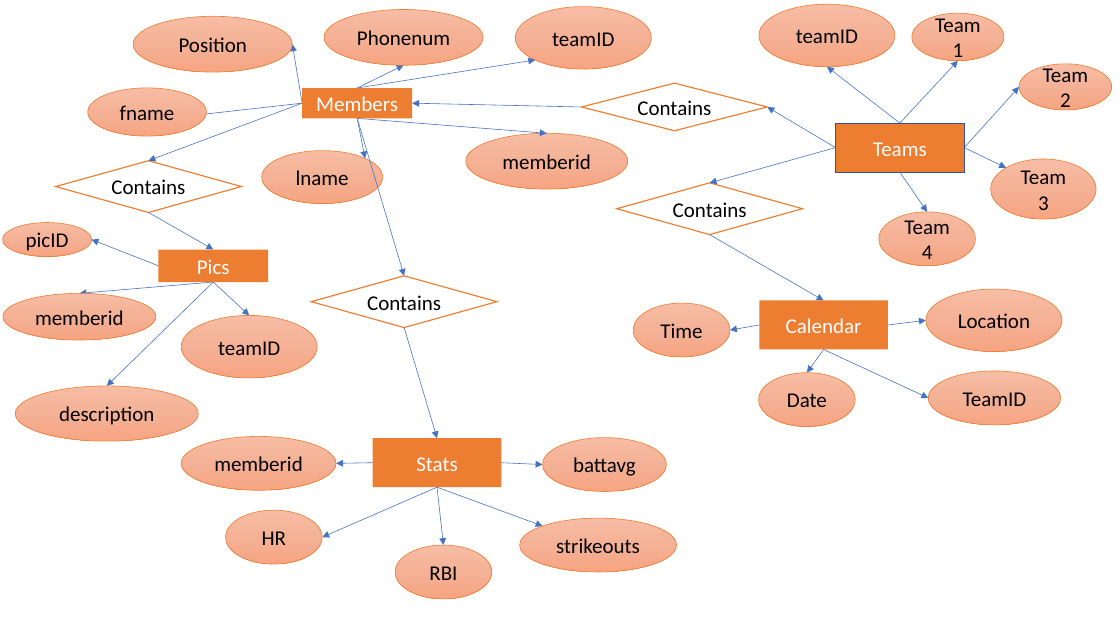
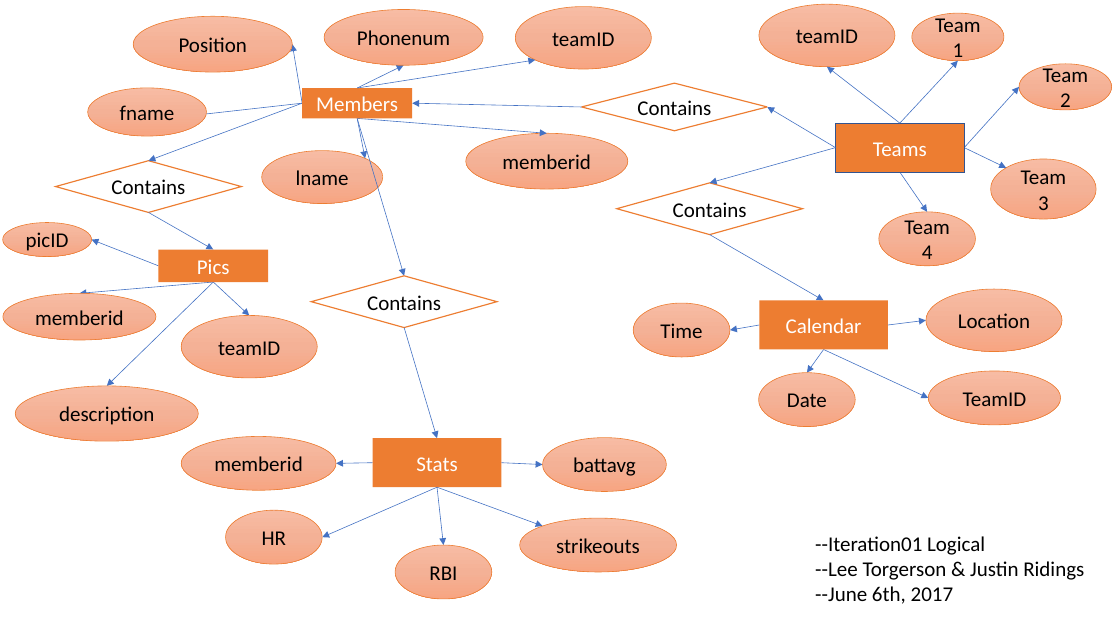
Before and after one commit to torgerfx4/ISTA420-Project, a slide deck: slide 1 of design/iteration01-Logical.pptx. Drawn at 1120x630 pixels with LibreOffice and Linux fonts; fonts in the diff are those of the drawing. Boxes give left, top, right and bottom in pixels: in the first picture for what was removed or moved away, otherwise in the second. Text is boxed around its words. In the diff, an @@ line names an element or a change of style, - is before the commit and + after.

```diff
--- a/design/iteration01-Logical.pptx
+++ b/design/iteration01-Logical.pptx
@@ text added at (815,536,1084,604), 18 pt, text #000000 @@
+--Iteration01 Logical
+--Lee Torgerson & Justin Ridings
+--June 6th, 2017
```
Also in this commit, not shown: 5 other files.
